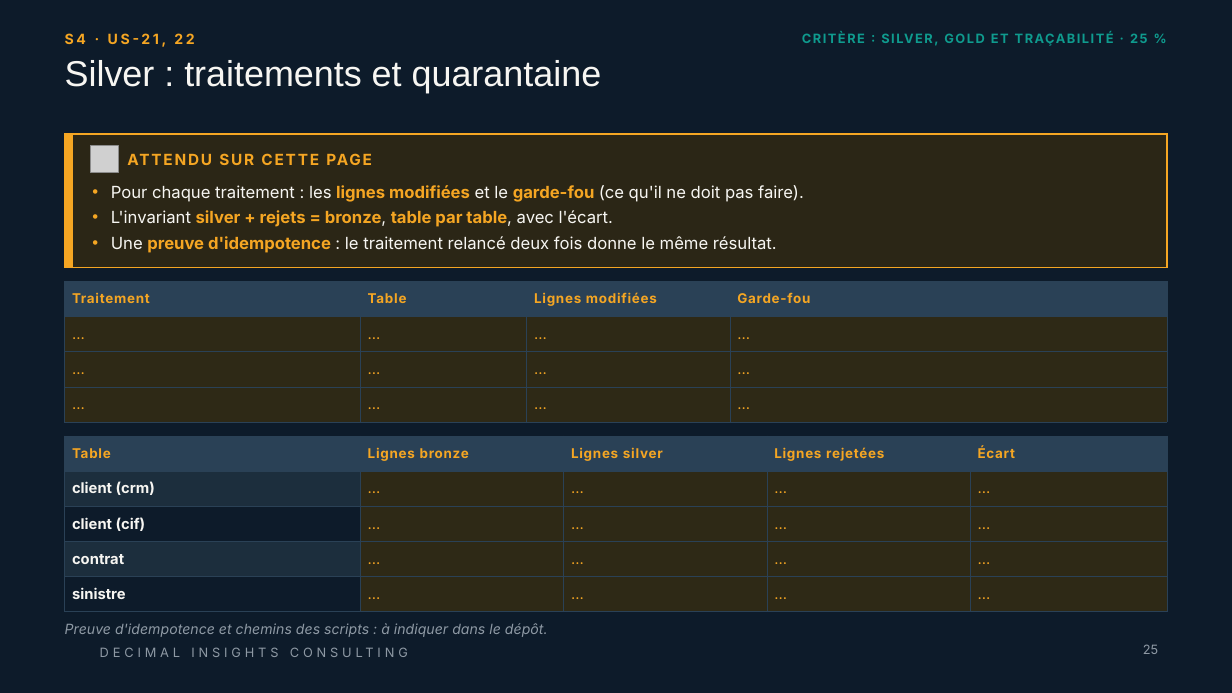
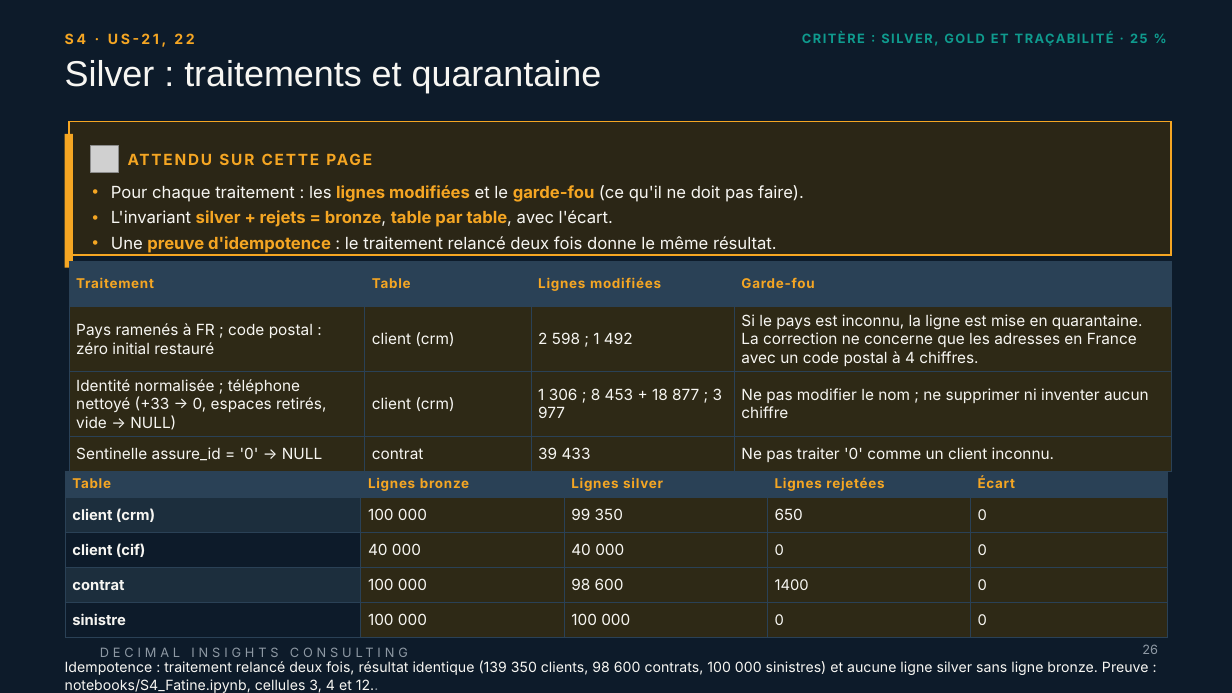
Before and after one commit to linam02/td-qualite-g04, a slide deck: slide 26 of livrables/Livrable_Groupe_TD_AssurConnect.pptx (slide 25 before the commit). Drawn at 1232x693 pixels with LibreOffice and Linux fonts; fonts in the diff are those of the drawing; grey boxes stand for pictures; background and template pictures are left out. Boxes give left, top, right and bottom in pixels: in the first picture for what was removed or moved away, otherwise in the second. Text is boxed around its words. In the diff, an @@ line names an element or a change of style, - is before the commit and + after.

```diff
--- a/livrables/Livrable_Groupe_TD_AssurConnect.pptx
+++ b/livrables/Livrable_Groupe_TD_AssurConnect.pptx
@@ rectangle: place and size @@
-rectangle at [65, 134, 1167, 268]
+rectangle at [68, 121, 1171, 255]
@@ table added at [68, 262, 1171, 466], 4 rows, 4 columns @@
+Traitement | Table | Lignes modifiées | Garde-fou
+Pays ramenés à FR ; code postal : zéro initial restauré | client (crm) | 2 598 ; 1 492 | Si le pays est inconnu, la ligne est mise en quarantaine. La correction ne concerne que les adresses en France avec un code postal à 4 chiffres.
+Identité normalisée ; téléphone nettoyé (+33 → 0, espaces retirés, vide → NULL) | client (crm) | 1 306 ; 8 453 + 18 877 ; 3 977 | Ne pas modifier le nom ; ne supprimer ni inventer aucun chiffre
+Sentinelle assure_id = '0' → NULL | contrat | 39 433 | Ne pas traiter '0' comme un client inconnu.
@@ table removed at [65, 282, 1167, 422], 4 rows, 4 columns @@
-Traitement | Table | Lignes modifiées | Garde-fou
-… | … | … | …
-… | … | … | …
-… | … | … | …
@@ table at [65, 471, 1167, 638] @@
-row 2: client (crm) | … | … | … | …
+row 2: client (crm) | 100 000 | 99 350 | 650 | 0
-row 3: client (cif) | … | … | … | …
+row 3: client (cif) | 40 000 | 40 000 | 0 | 0
-row 4: contrat | … | … | … | …
+row 4: contrat | 100 000 | 98 600 | 1400 | 0
-row 5: sinistre | … | … | … | …
+row 5: sinistre | 100 000 | 100 000 | 0 | 0
@@ borders changed @@
@@ table: place and size @@
-table at [65, 436, 1167, 612]
+table at [65, 471, 1167, 638]
@@ text removed at [65, 623, 548, 637] @@
-Preuve d'idempotence et chemins des scripts : à indiquer dans le dépôt.
@@ page number at [1142, 644, 1158, 654]: text changed @@
-25
+26
@@ text added at [65, 660, 1149, 693], 11 pt, text #F7F6F2 @@
+Idempotence : traitement relancé deux fois, résultat identique (139 350 clients, 98 600 contrats, 100 000 sinistres) et aucune ligne silver sans ligne bronze. Preuve : notebooks/S4_Fatine.ipynb, cellules 3, 4 et 12..
```
Also in this commit, not shown: 45 other slides changed, 2 slides added, 8 other files.
